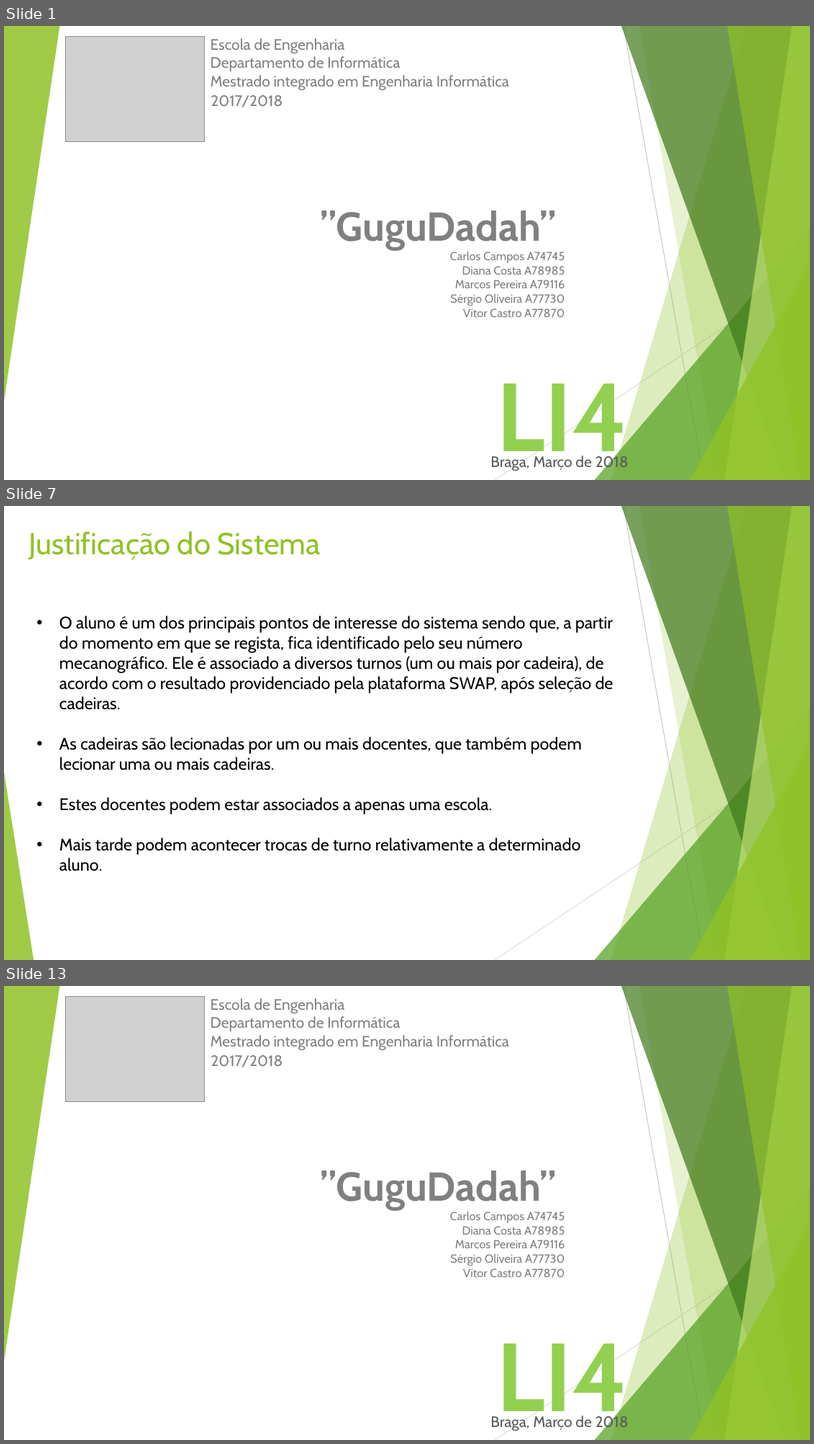
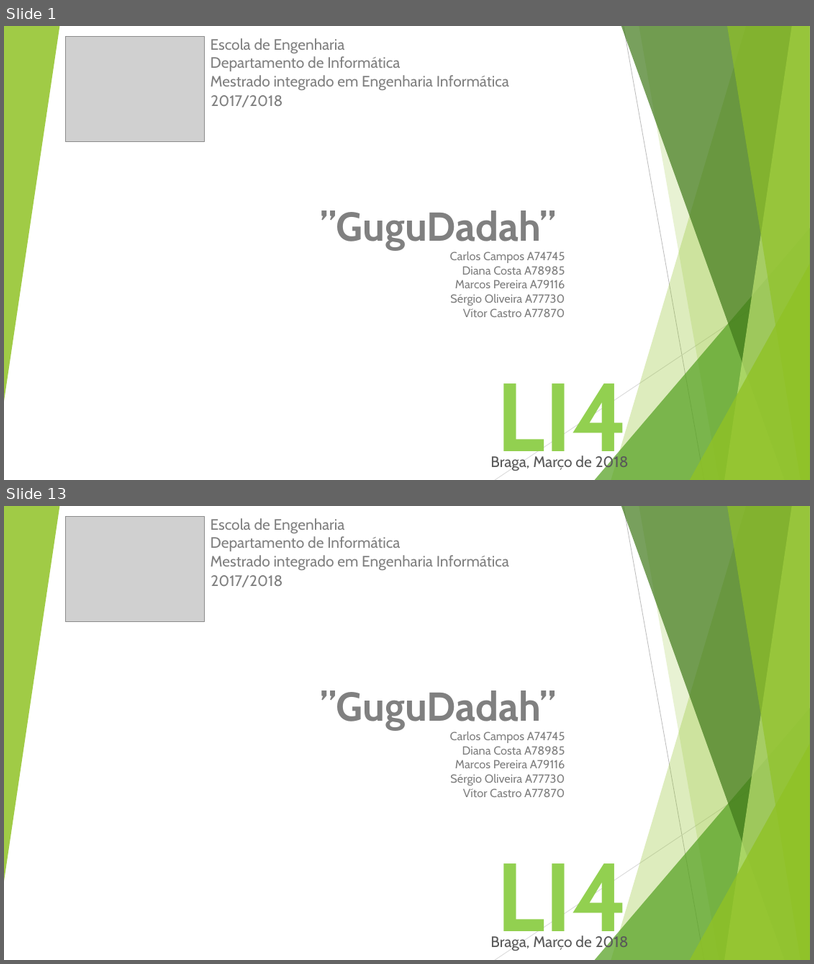
Before and after one commit to vitorjrc/babysitting-system, a slide deck: relatorio/LI4.pptx. Shown one above the other, each under a label of ours: slides 1, 7 and 13 before the commit, slides 1 and 13 after it; the slides between them are not shown. The pictures are 814x1444 and 814x964 pixels, drawn with LibreOffice and Linux fonts; fonts in the diff are those of the drawing; grey boxes stand for pictures. Boxes give left, top, right and bottom in pixels: in the first picture for what was removed or moved away, otherwise in the second. Text is boxed around its words. In the diff, an @@ line names an element or a change of style, - is before the commit and + after.

```diff
--- a/relatorio/LI4.pptx
+++ b/relatorio/LI4.pptx
@@ slide 7 removed at [4, 506, 810, 960], background #FFFFFF; not listed: 9 template elements that a slide beside it also shows @@
@@ text removed at [28, 531, 321, 560] @@
-Justificação do Sistema
@@ text removed at [59, 615, 614, 871] @@
-• O aluno é um dos principais pontos de interesse do sistema sendo que, a partir do momento em que se regista, fica identificado pelo seu número mecanográfico. Ele é associado a diversos turnos (um ou mais por cadeira), de acordo com o resultado providenciado pela plataforma SWAP, após seleção de cadeiras.
-• As cadeiras são lecionadas por um ou mais docentes, que também podem lecionar uma ou mais cadeiras.
-• Estes docentes podem estar associados a apenas uma escola.
-• Mais tarde podem acontecer trocas de turno relativamente a determinado aluno.
@@ triangle removed at [4, 772, 34, 960] @@
```
Also in this commit, not shown: 7 slides changed, 4 slides added, 3 other slides removed.
